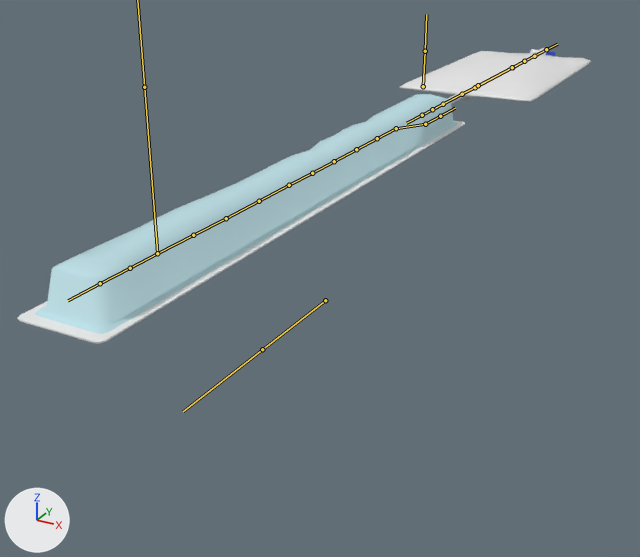
The FBX model care-up/Assets/_Models/catheter_SupertubularForSQ2.fbx, before and after one commit.
Both versions are drawn from a 50 mm lens placed at (0.355, -0.87, 0.22), pointed at (-0.069, -0.1, -0.165). Lighting does not change. The marker at lower left points along +X, +Y and +Z. The bones that bend it are drawn over the model as lines.

Objects in the first picture: 'catCover_', 'catOuter_', 'catheter_bag_'.
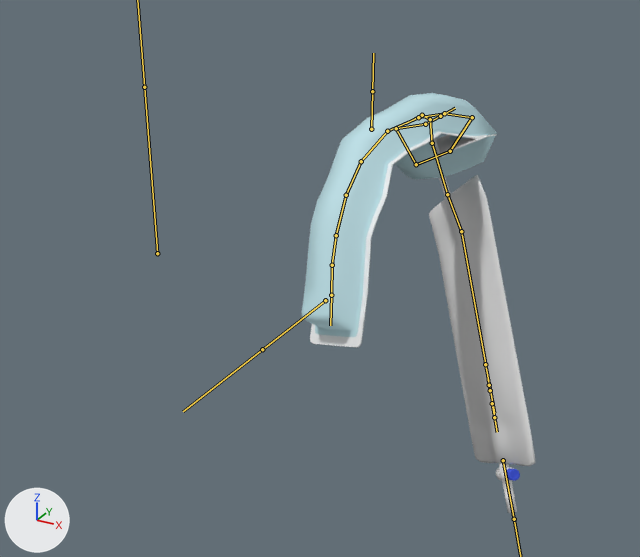
The newer file adds an action. The first version stands in its rest pose; the second is drawn at frame 1076 of the action 'catArm_|catheter_Supertubular_SQ2_L_Lib'.

The change in detail:
Bone 'b.000' (bone_b_000) turns from (0, 0, 0) to (25, 19, 118) degrees about its own x, y and z.
Bone 'b.001' (bone_b_001) turns from (0, 0, 0) to (5, 1, 72) degrees about its own x, y and z.
Bone 'b.002' (bone_b_002) turns from (0, 0, 0) to (-1, 6, 35) degrees about its own x, y and z.
Bone 'b.003' (bone_b_003) turns from (0, 0, 0) to (0, -16, 123) degrees about its own x, y and z.
Bone 'b.004' (bone_b_004) turns from (0, 0, 0) to (11, 10, 10) degrees about its own x, y and z.
Bone 'b.005' (bone_b_005) turns from (0, 0, 0) to (1, 1, 11) degrees about its own x, y and z.
Bone 'b.006' (bone_b_006) turns from (0, 0, 0) to (3, 7, 22) degrees about its own x, y and z.
Bone 'b.007' (bone_b_007) turns from (0, 0, 0) to (9, -4, 12) degrees about its own x, y and z.
Bone 'b.008' (bone_b_008) turns from (0, 0, 0) to (-1, 6, 15) degrees about its own x, y and z.
Bone 'end' (bone_end) turns from (0, 0, 0) to (1, 0, 7) degrees about its own x, y and z.
Bone 'end.001' (bone_end_001) turns from (0, 0, 0) to (1, 0, 7) degrees about its own x, y and z.
Bone 'b_tube0' (bone_b_tube0) turns from (0, 0, 0) to (-21, 0, 4) degrees about its own x, y and z.
Bone 'b_tube0.001' (bone_b_tube0_001) turns from (0, 0, 0) to (-50, 0, -1) degrees about its own x, y and z.
Bone 'b_tube1' (bone_b_tube1) turns from (0, 0, 0) to (-39, 32, -53) degrees about its own x, y and z.
Bone 'b_tube2' (bone_b_tube2) turns from (0, 0, 0) to (3, -4, -4) degrees about its own x, y and z.
Bone 'bag0' (bone_bag0) turns from (0, 0, 0) to (-11, 0, 0) degrees about its own x, y and z.
Bone 'pi1' (bone_pi1) moves from (0.0, 0.0, 0.0) to (0.0, 0.044, -0.001).
Bone 'pi1' (bone_pi1) is rescaled from (1.0, 1.0, 1.0) to (1.0, 0.27, 0.95).
Bone 'pi0' (bone_pi0) moves from (0.0, 0.0, 0.0) to (0.0, -0.03, -0.001).
Bone 'pi0' (bone_pi0) is rescaled from (1.0, 1.0, 1.0) to (1.0, 0.04, 0.95).

Pixel boxes [x1, y1, x2, y2] of what changed, in the pictures (640 x 557 px):
'catOuter_', posed (54% narrower): before [35, 94, 458, 334]; after [302, 93, 497, 337]
'catheter_bag_', posed: before [400, 48, 592, 104]; after [429, 175, 536, 513]
'catCover_', posed (58% narrower): before [18, 121, 465, 343]; after [310, 131, 497, 348]
'catInner_', posed (not visible before): after [449, 135, 467, 141]
bone 'b.000', root to tip: before (396, 128) to (377, 138); after (396, 128) to (416, 164)
bone 'b.001', root to tip: before (377, 138) to (356, 149); after (416, 164) to (450, 151)
bone 'b.002', root to tip: before (356, 149) to (334, 161); after (450, 151) to (472, 117)
bone 'b.003', root to tip: before (334, 161) to (312, 173); after (472, 117) to (444, 113)
bone 'b.004', root to tip: before (312, 173) to (289, 185); after (444, 113) to (418, 117)
bone 'b.005', root to tip: before (289, 185) to (259, 201); after (418, 117) to (387, 131)
bone 'b.006', root to tip: before (259, 201) to (226, 218); after (387, 131) to (361, 161)
bone 'b.007', root to tip: before (226, 218) to (193, 235); after (361, 161) to (346, 195)
bone 'b.008', root to tip: before (193, 235) to (157, 253); after (346, 195) to (336, 235)
bone 'end', root to tip: before (157, 253) to (130, 268); after (336, 235) to (332, 265)
bone 'end.001', root to tip: before (130, 268) to (100, 283); after (332, 265) to (331, 295)
bone 'b_tube0', root to tip: before (422, 115) to (432, 109); after (422, 115) to (430, 119)
bone 'b_tube0.001', root to tip: before (432, 109) to (443, 104); after (430, 119) to (432, 143)
bone 'b_tube1', root to tip: before (443, 104) to (462, 94); after (432, 143) to (447, 194)
bone 'b_tube2', root to tip: before (462, 94) to (475, 87); after (447, 194) to (461, 231)
bone 'bag0', root to tip: before (475, 87) to (512, 67); after (461, 231) to (485, 363)
bone 'pi1', root to tip: before (512, 67) to (524, 61); after (492, 403) to (494, 417)
bone 'pi0', root to tip: before (512, 67) to (478, 85); after (490, 390) to (489, 385)
